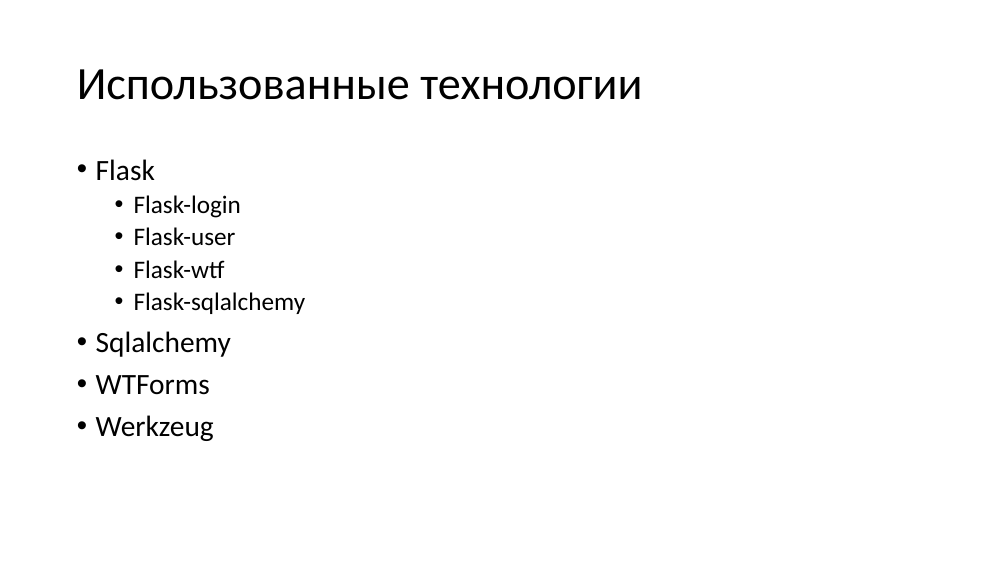
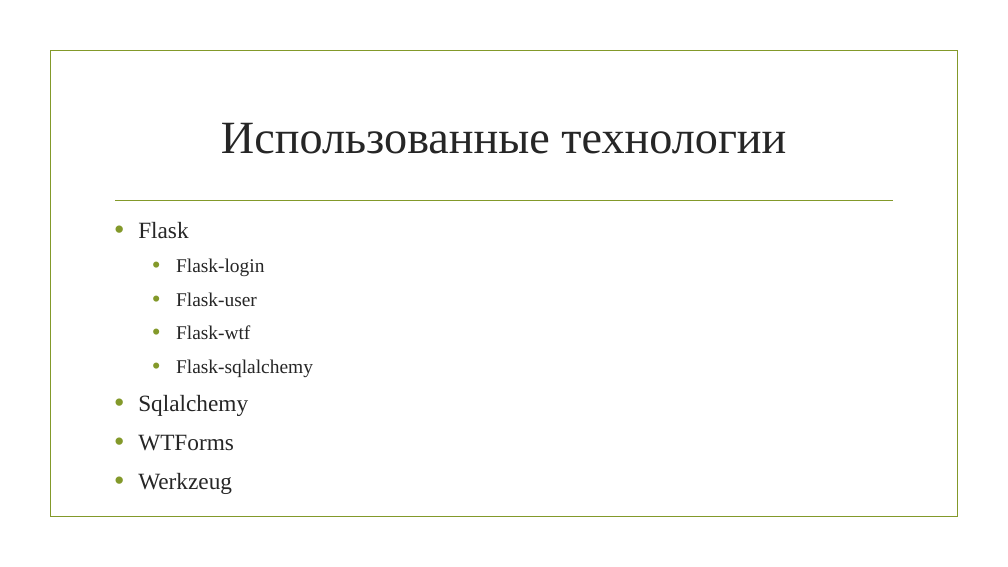
Before and after one commit to CringeCode228/WebSite, a slide deck: slide 3 of Электронный дневник.pptx. Drawn at 1008x567 pixels with LibreOffice and Linux fonts; fonts in the diff are those of the drawing; background and template pictures are left out. Boxes give left, top, right and bottom in pixels: in the first picture for what was removed or moved away, otherwise in the second. Text is boxed around its words. In the diff, an @@ line names an element or a change of style, - is before the commit and + after.

```diff
--- a/Электронный дневник.pptx
+++ b/Электронный дневник.pptx
@@ rectangle added at [50,51,957,517], outline #83992A 1.25 pt @@
@@ title "Использованные технологии": place and size @@
-title "Использованные технологии" at [77,69,642,100]
+title "Использованные технологии" at [221,122,786,154]
@@ title "Использованные технологии" at [221,122,786,154]: font Calibri to Times New Roman, text colour #000000 to #262626; alignment left to centre; line spacing 0.9 to 1 @@
@@ line added from (116, 200) to (893, 200), #83992A 1.25 pt @@
@@ text "Flask": place and size @@
-text "Flask" at [96,159,306,441]
+text "Flask" at [138,222,313,494]
@@ text "Flask" at [138,222,313,494]: size 28 to 22.2 pt in "Flask", "Sqlalchemy", "WTForms", "Werkzeug"; font Calibri to Times New Roman, text colour #000000 to #262626; size 24 to 18.5 pt in "Flask-login", "Flask-user", "Flask-wtf", "Flask-sqlalchemy"; indent changed; line spacing 0.9 to 1; more space between paragraphs @@
```
Also in this commit, not shown: 7 other slides changed, 3 slides added, 1 slide removed, 2 other files.
